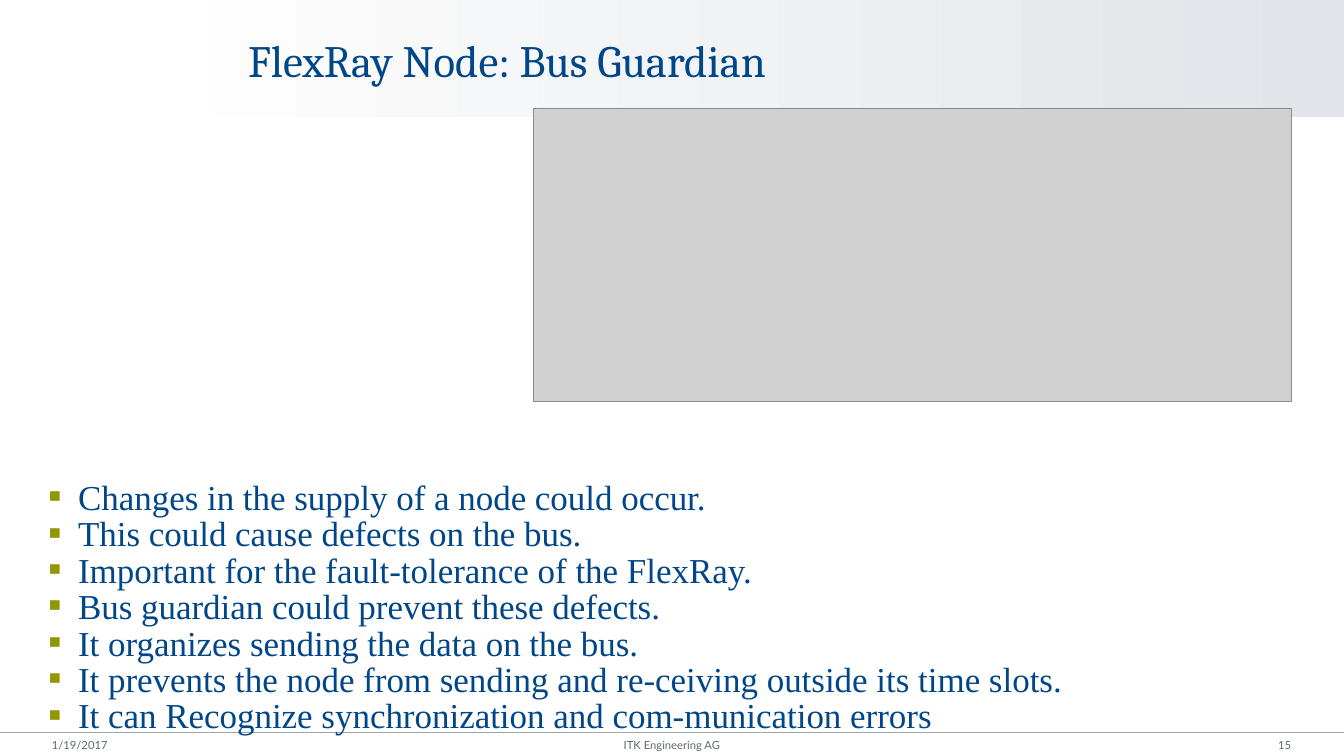
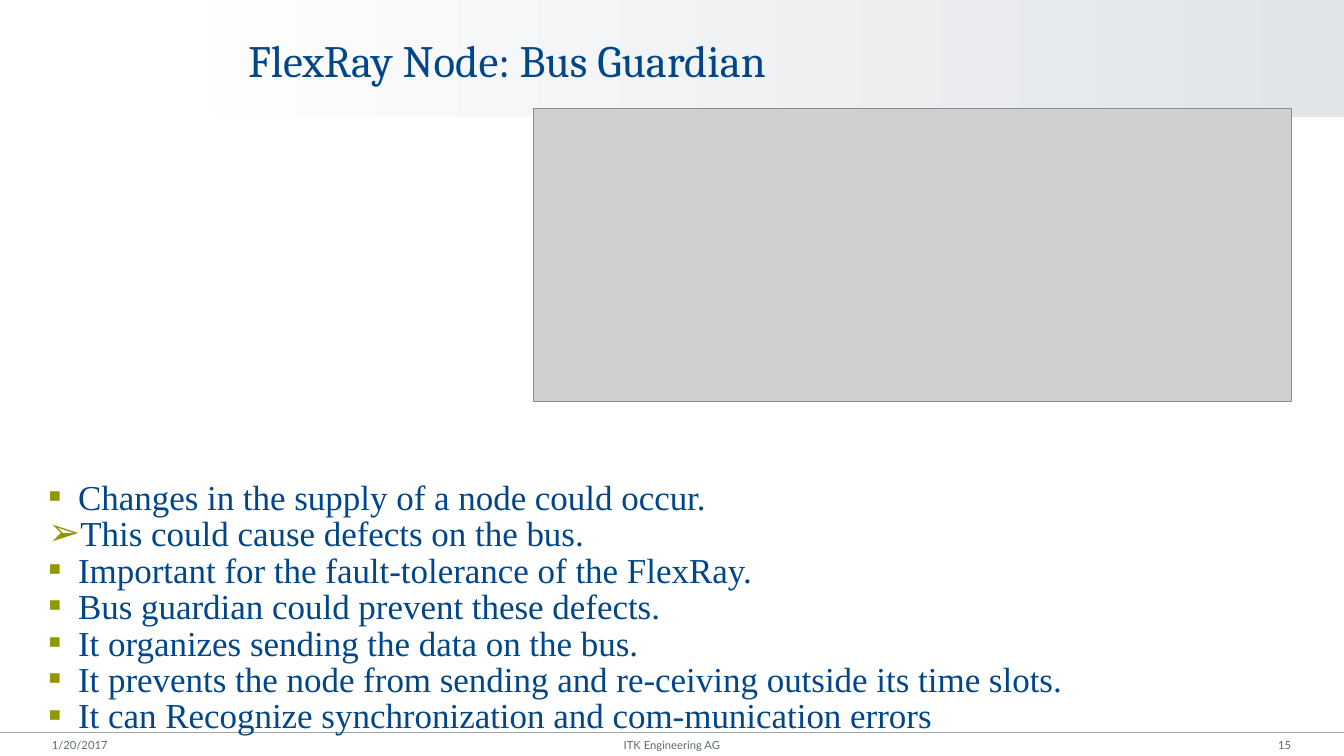
Before and after one commit to Huynhtri027/AndroidProject, a slide deck: slide 15 of SW-Coding & MIL-Test.pptx. Drawn at 1344x756 pixels with LibreOffice and Linux fonts; fonts in the diff are those of the drawing; grey boxes stand for pictures; background and template pictures are left out. Boxes give left, top, right and bottom in pixels: in the first picture for what was removed or moved away, otherwise in the second. Text is boxed around its words. In the diff, an @@ line names an element or a change of style, - is before the commit and + after.

```diff
--- a/SW-Coding & MIL-Test.pptx
+++ b/SW-Coding & MIL-Test.pptx
@@ text at [80, 521, 584, 547]: bullet ▪ to ➢ @@
@@ text at [52, 741, 108, 749]: text changed @@
-1/19/2017
+1/20/2017
```
Also in this commit, not shown: 21 other slides changed.
